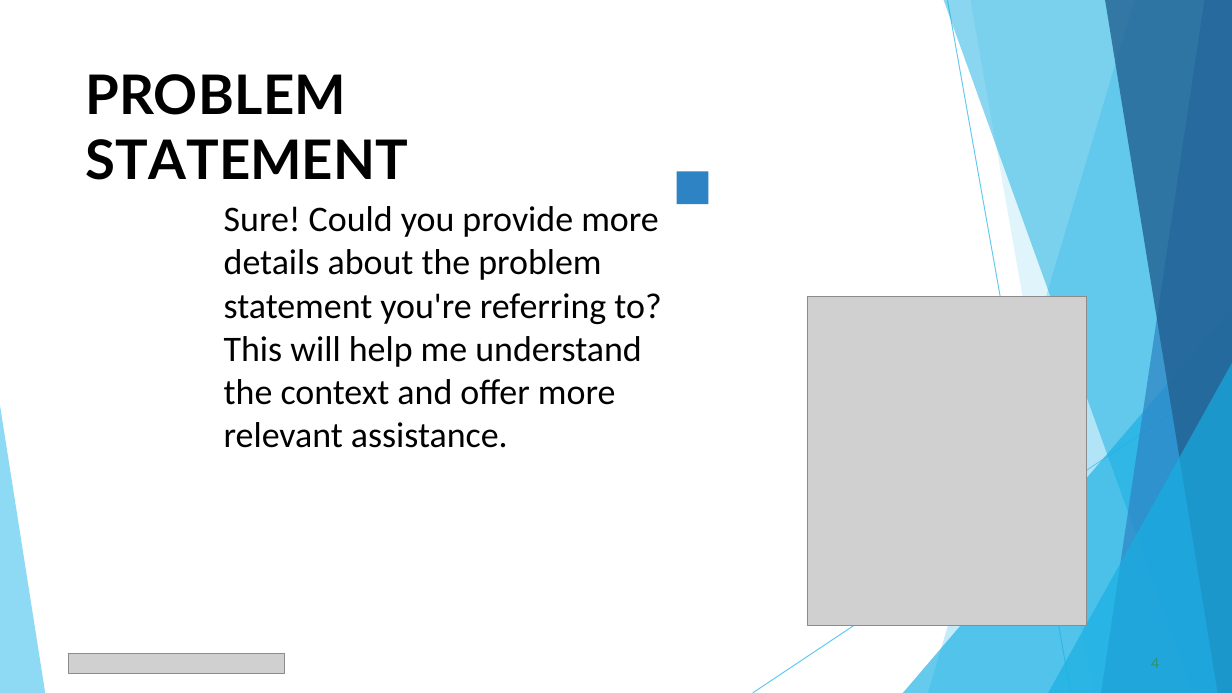
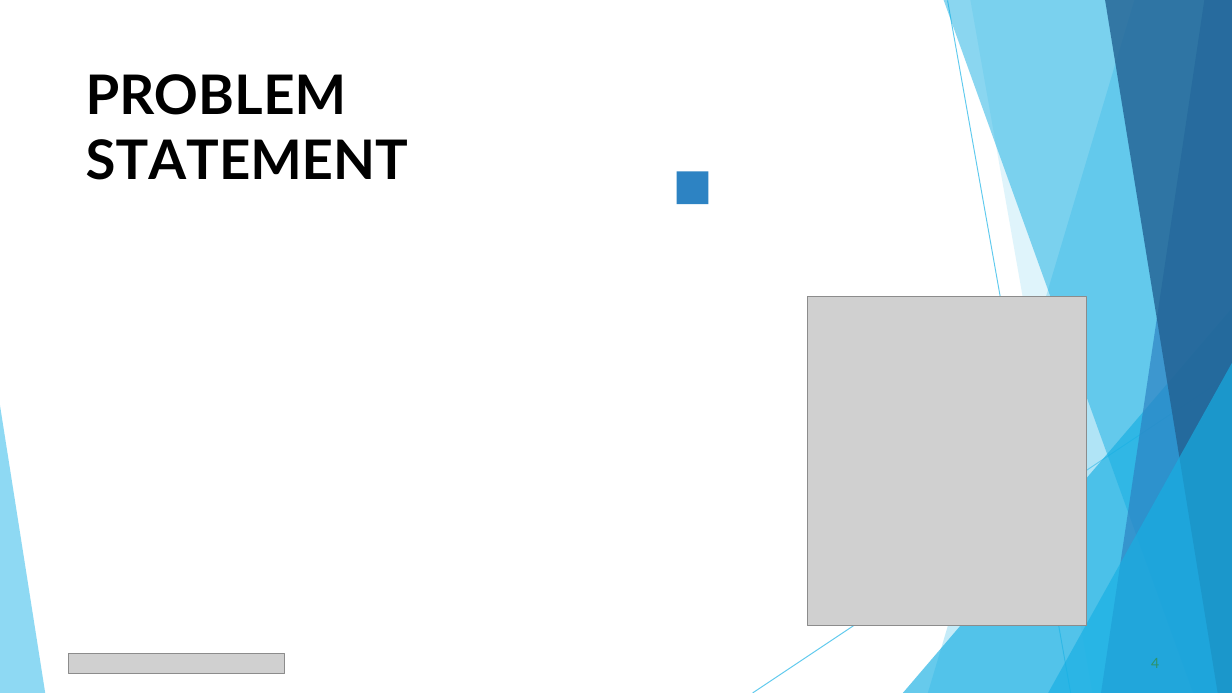
Before and after one commit to Deepima07/TNSDC-DA-EXCEL, a slide deck: slide 4 of Employee_Data_Analysis_2.pptx. Drawn at 1232x693 pixels with LibreOffice and Linux fonts; fonts in the diff are those of the drawing; grey boxes stand for pictures. Boxes give left, top, right and bottom in pixels: in the first picture for what was removed or moved away, otherwise in the second. Text is boxed around its words. In the diff, an @@ line names an element or a change of style, - is before the commit and + after.

```diff
--- a/Employee_Data_Analysis_2.pptx
+++ b/Employee_Data_Analysis_2.pptx
@@ text removed at (224, 206, 661, 448) @@
-Sure! Could you provide more details about the problem statement you're referring to? This will help me understand the context and offer more relevant assistance.
```
Also in this commit, not shown: 8 other slides changed, 3 slides added, 3 slides removed.
